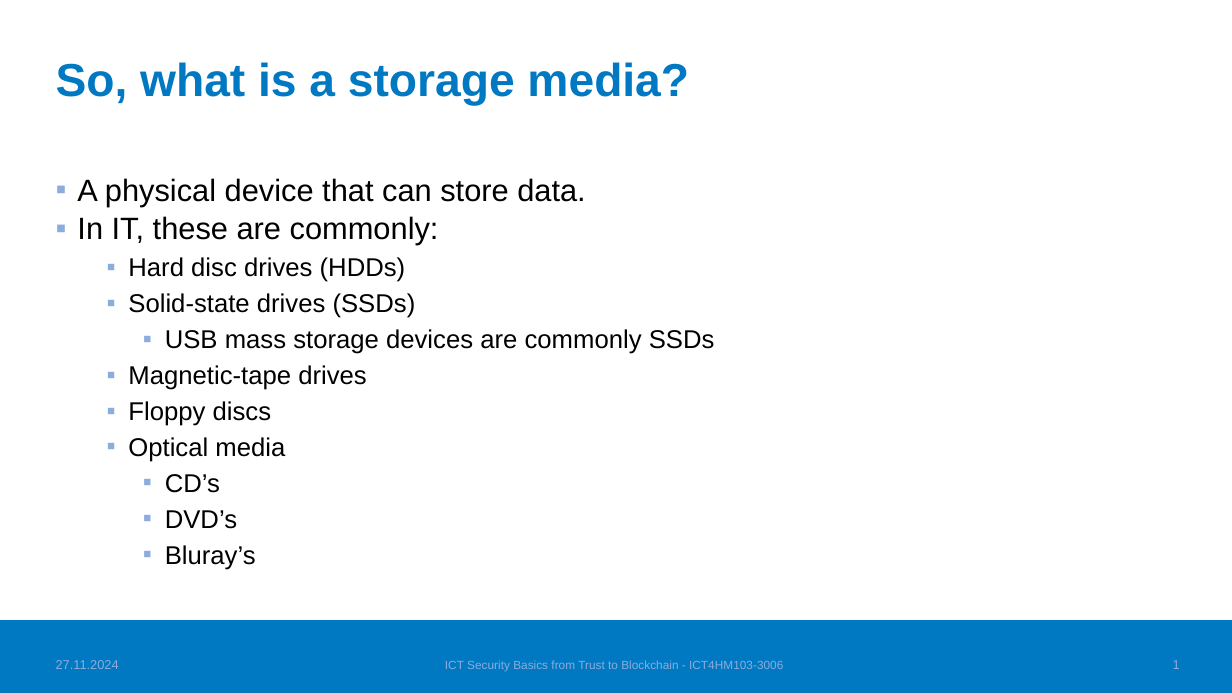
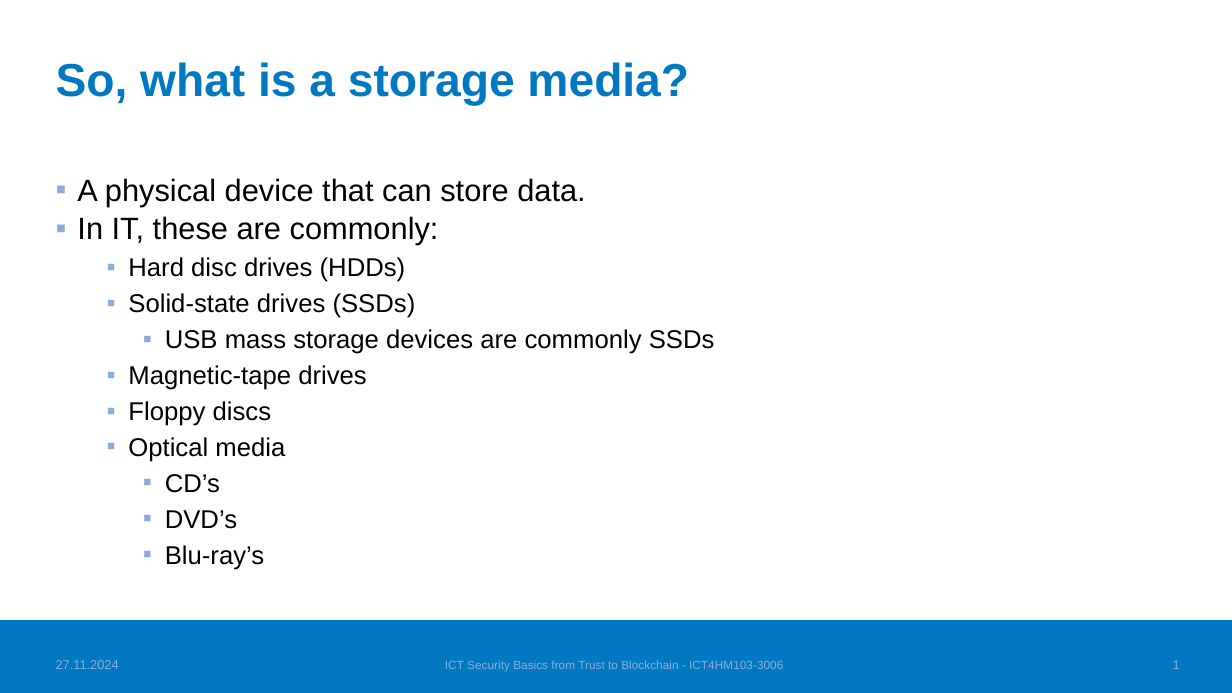
Before and after one commit to TatuE/Trust_to_Blockchain, a slide deck: slide 2 of class_presentation/Dont_trust_that_storage_medium.pptx. Drawn at 1232x693 pixels with LibreOffice and Linux fonts; fonts in the diff are those of the drawing; background and template pictures are left out. Boxes give left, top, right and bottom in pixels: in the first picture for what was removed or moved away, otherwise in the second. Text is boxed around its words. In the diff, an @@ line names an element or a change of style, - is before the commit and + after.

```diff
--- a/class_presentation/Dont_trust_that_storage_medium.pptx
+++ b/class_presentation/Dont_trust_that_storage_medium.pptx
@@ text at <box>165,545,264,570</box>: text changed @@
-    ▪ Bluray’s
+    ▪ Blu-ray’s
```
Also in this commit, not shown: 4 other slides changed, 2 slides added.
